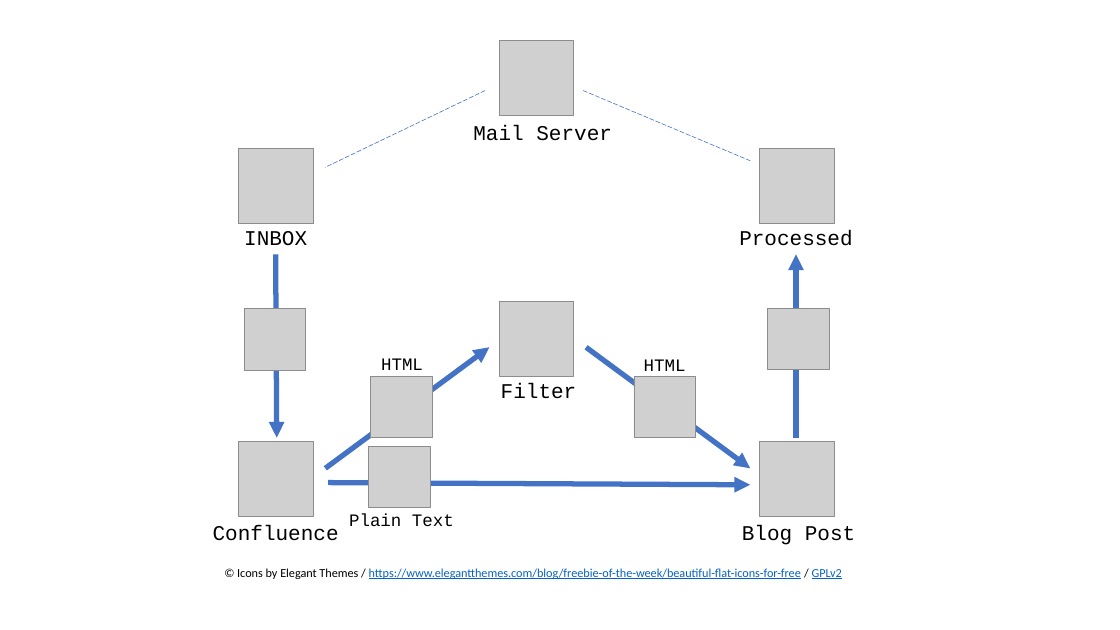
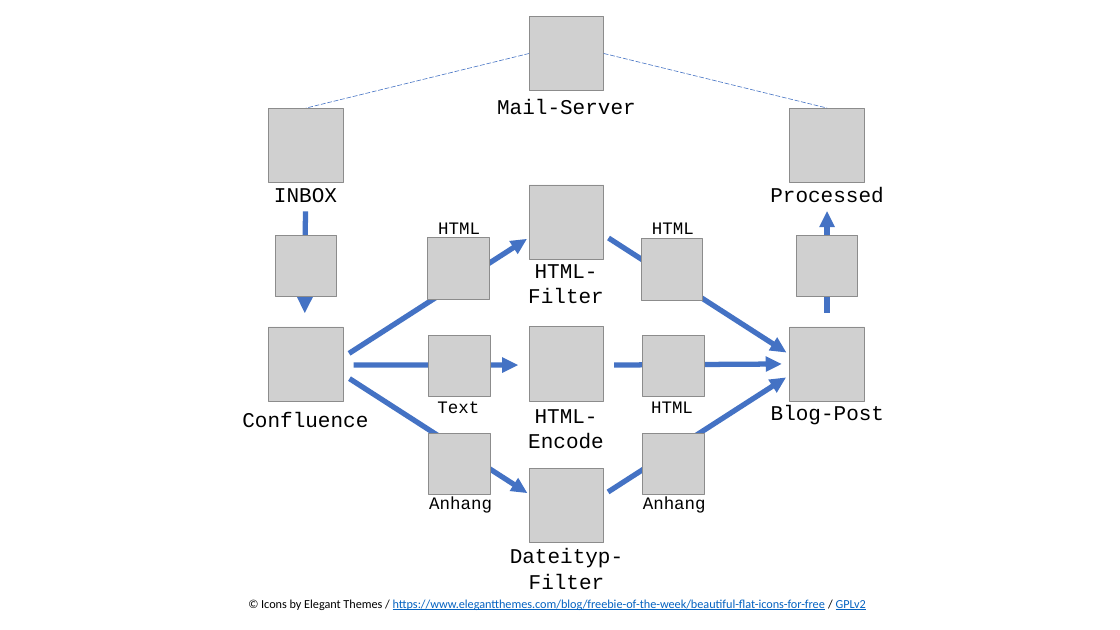
Before and after one commit to dm-drogeriemarkt/Email-to-Confluence, a slide deck: slide 1 of doc/diagramms.pptx. Drawn at 1120x630 pixels with LibreOffice and Linux fonts; fonts in the diff are those of the drawing; grey boxes stand for pictures. Boxes give left, top, right and bottom in pixels: in the first picture for what was removed or moved away, otherwise in the second. Text is boxed around its words. In the diff, an @@ line names an element or a change of style, - is before the commit and + after.

Commit message:
Added paper "Konzeption und Entwicklung des Confluence-Add-ons Mail2Blog".

```diff
--- a/doc/diagramms.pptx
+++ b/doc/diagramms.pptx
@@ picture: place and size @@
-picture at (499, 41, 574, 116)
+picture at (529, 16, 604, 91)
@@ line moved from (485, 91) - (325, 167) to (529, 54) - (306, 108) @@
@@ line moved from (583, 91) - (750, 160) to (604, 54) - (828, 108) @@
@@ picture: place and size @@
-picture at (239, 149, 313, 223)
+picture at (269, 108, 344, 183)
@@ text at (497, 99, 636, 115): text changed @@
-Mail Server
+Mail-Server
@@ picture: place and size @@
-picture at (760, 149, 834, 223)
+picture at (790, 108, 865, 183)
@@ text "INBOX": place and size @@
-text "INBOX" at (244, 231, 307, 245)
+text "INBOX" at (274, 188, 337, 202)
@@ text "Processed": place and size @@
-text "Processed" at (739, 230, 852, 246)
+text "Processed" at (770, 187, 883, 203)
@@ 3 pictures: place and size @@
-3 pictures at (239, 302, 834, 517)
+3 pictures at (269, 185, 865, 402)
@@ picture: place and size @@
-picture at (245, 308, 306, 370)
+picture at (276, 235, 337, 297)
@@ arrow moved from (276, 255) - (276, 438) to (306, 212) - (305, 313) @@
@@ arrow added from (350, 354) to (527, 239), #4472C4 4.5 pt @@
@@ group added at (428, 222, 492, 513): 3 pictures, 2 texts @@
+HTML
+Anhang
@@ arrow added from (608, 238) to (786, 352), #4472C4 4.5 pt @@
@@ text "HTML": place and size @@
-text "HTML" at (644, 359, 686, 377)
+text "HTML" at (652, 222, 694, 240)
@@ picture: place and size @@
-picture at (634, 376, 696, 438)
+picture at (642, 239, 703, 300)
@@ picture: place and size @@
-picture at (768, 308, 829, 370)
+picture at (797, 235, 858, 297)
@@ arrow moved from (797, 438) - (797, 255) to (828, 313) - (828, 212) @@
@@ text at (528, 264, 604, 304): text changed @@
-Filter
+HTML-Filter
@@ picture: place and size @@
-picture at (371, 376, 432, 438)
+picture at (643, 335, 704, 397)
@@ arrow moved from (325, 468) - (490, 347) to (350, 379) - (528, 493) @@
@@ arrow moved from (329, 483) - (750, 485) to (354, 365) - (518, 365) @@
@@ arrow moved from (586, 347) - (750, 468) to (608, 492) - (786, 378) @@
@@ arrow added from (614, 365) to (781, 364), #4472C4 4.5 pt @@
@@ text "Confluence": place and size @@
-text "Confluence" at (213, 525, 339, 541)
+text "Confluence" at (242, 412, 368, 428)
@@ text at (437, 401, 479, 413): text changed @@
-Plain Text
+Text
@@ text "HTML": place and size @@
-text "HTML" at (381, 358, 423, 370)
+text "HTML" at (651, 401, 693, 413)
@@ text at (771, 405, 884, 425): text changed @@
-Blog Post
+Blog-Post
@@ picture removed at (369, 446, 430, 507) @@
@@ picture added at (643, 434, 704, 495) @@
@@ text added at (643, 497, 706, 513), 15 pt, text #000000 @@
+Anhang
@@ group added at (510, 327, 623, 590): 2 pictures, 2 texts @@
+HTML-Encode
+Dateityp-Filter
@@ text "© Icons by Elegant Themes ...": place and size @@
-text "© Icons by Elegant Themes ..." at (237, 568, 842, 579)
+text "© Icons by Elegant Themes ..." at (261, 599, 866, 610)
```
Also in this commit, not shown: 1 slide added, 12 other files.
